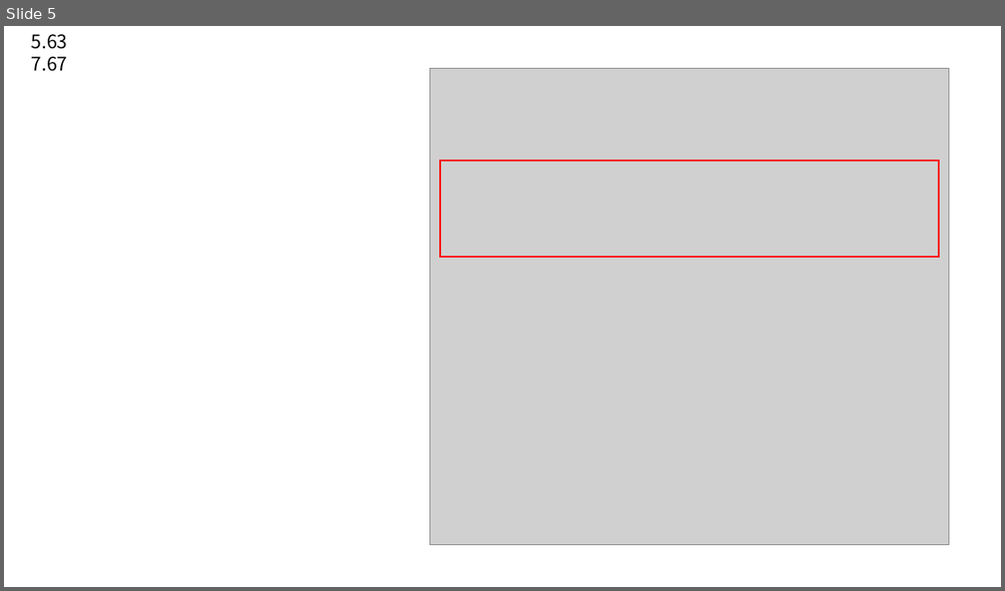
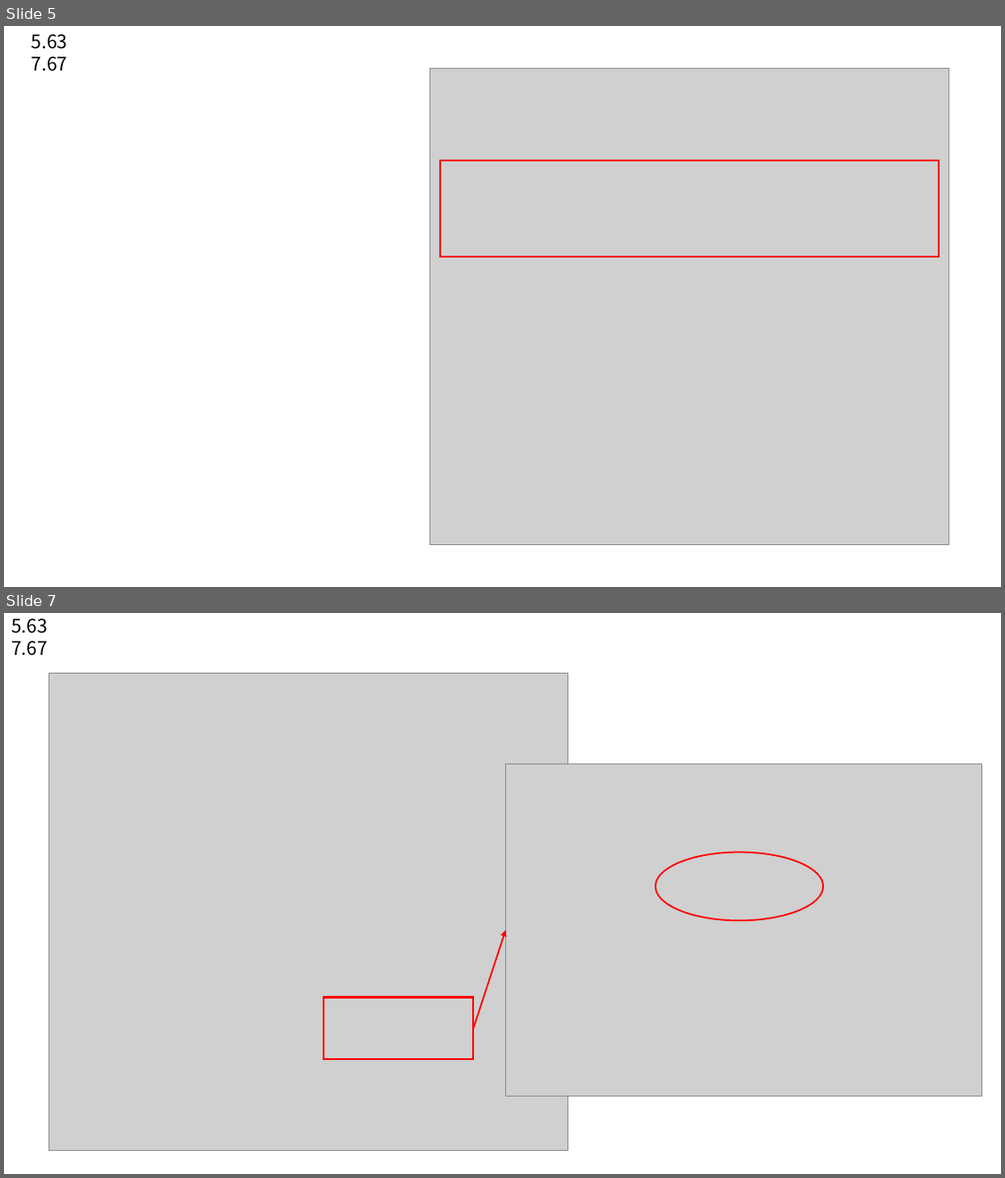
Before and after one commit to ezdiatech/OpenDoc, a slide deck: ITEMEditor/Manual/사용한ppt/itemedit.pptx. Shown one above the other, each under a label of ours: slide 5 before the commit, slides 5 and 7 after it; the slides between them are not shown. The pictures are 1005x591 and 1005x1178 pixels, drawn with LibreOffice and Linux fonts; fonts in the diff are those of the drawing; grey boxes stand for pictures. Boxes give left, top, right and bottom in pixels: in the first picture for what was removed or moved away, otherwise in the second. Text is boxed around its words. In the diff, an @@ line names an element or a change of style, - is before the commit and + after.

```diff
--- a/ITEMEditor/Manual/사용한ppt/itemedit.pptx
+++ b/ITEMEditor/Manual/사용한ppt/itemedit.pptx
@@ slide 7 added at <box>4,613,1001,1174</box>, background #FFFFFF @@
@@ text added at <box>11,618,48,656</box>, 18 pt, text #000000 @@
+5.63
+7.67
@@ picture added at <box>48,674,568,1151</box> @@
@@ picture added at <box>506,764,981,1096</box> @@
@@ ellipse added at <box>655,852,823,920</box>, outline #FF0000 1.5 pt @@
@@ arrow added from (474, 1028) to (506, 930), #FF0000 1.5 pt @@
@@ rectangle added at <box>324,997,474,1060</box>, outline #FF0000 2 pt @@
```
Also in this commit, not shown: 2 slides changed.
